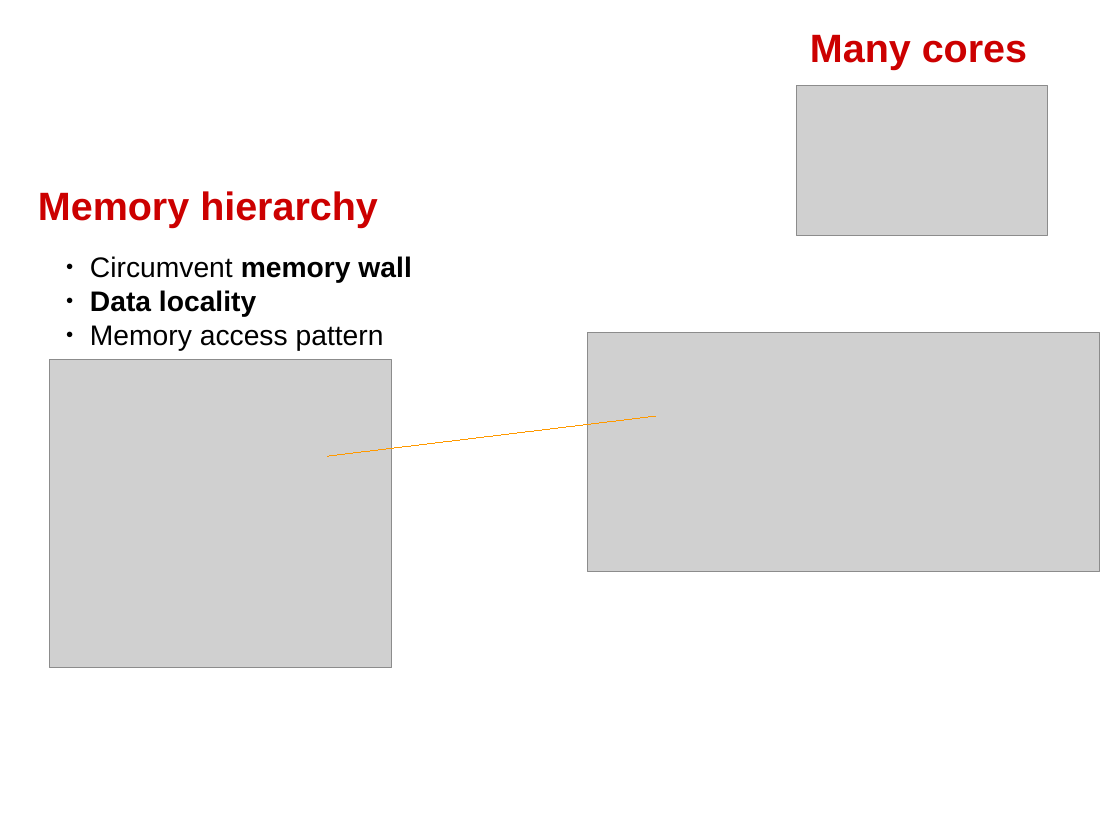
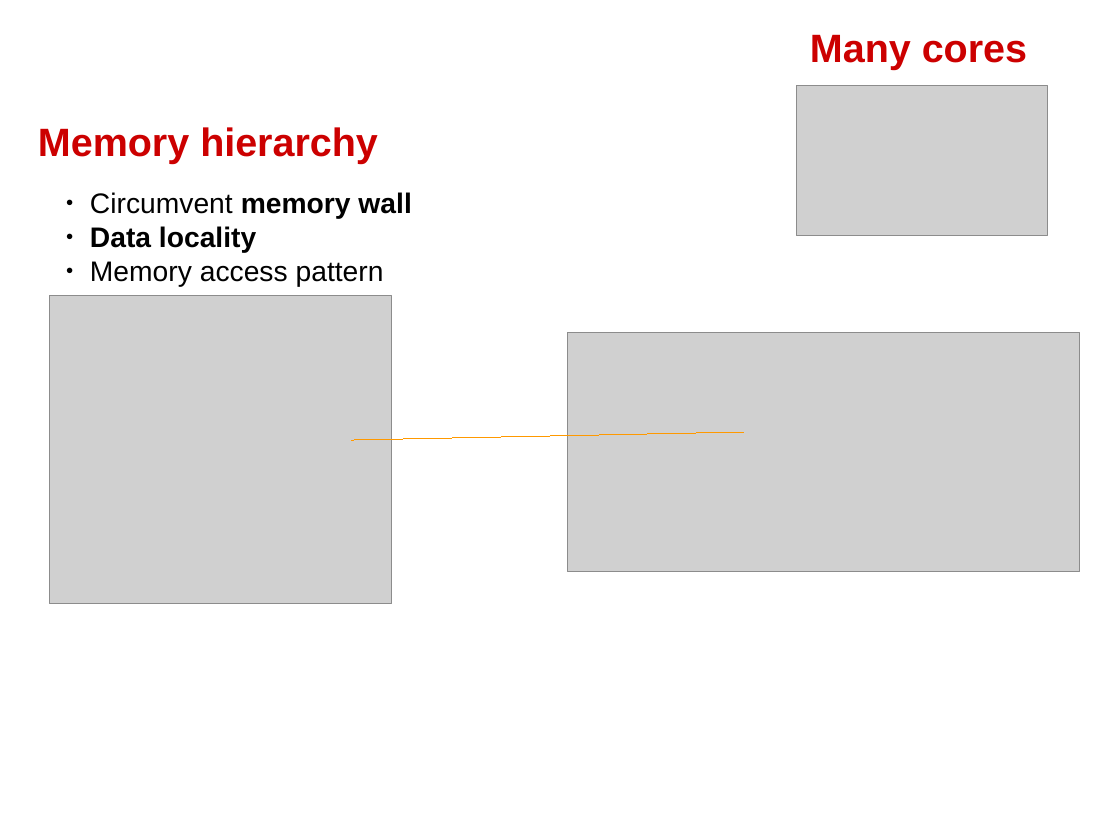
Before and after one commit to swhatelse/M2_internship, a slide deck: slide 3 of org/Presentations/defense/model/HPC.odp. Drawn at 1120x840 pixels with LibreOffice and Linux fonts; fonts in the diff are those of the drawing; grey boxes stand for pictures. Boxes give left, top, right and bottom in pixels: in the first picture for what was removed or moved away, otherwise in the second. Text is boxed around its words. In the diff, an @@ line names an element or a change of style, - is before the commit and + after.

```diff
--- a/org/Presentations/defense/model/HPC.odp
+++ b/org/Presentations/defense/model/HPC.odp
@@ 2 texts, 1 picture: place and size @@
-2 texts, 1 picture at [38, 191, 411, 668]
+2 texts, 1 picture at [38, 127, 411, 604]
@@ picture: place and size @@
-picture at [587, 332, 1101, 572]
+picture at [567, 332, 1080, 572]
@@ line moved from (328, 456) - (657, 416) to (352, 440) - (744, 432) @@
```
Also in this commit, not shown: 8 other slides changed, 20 other files.
